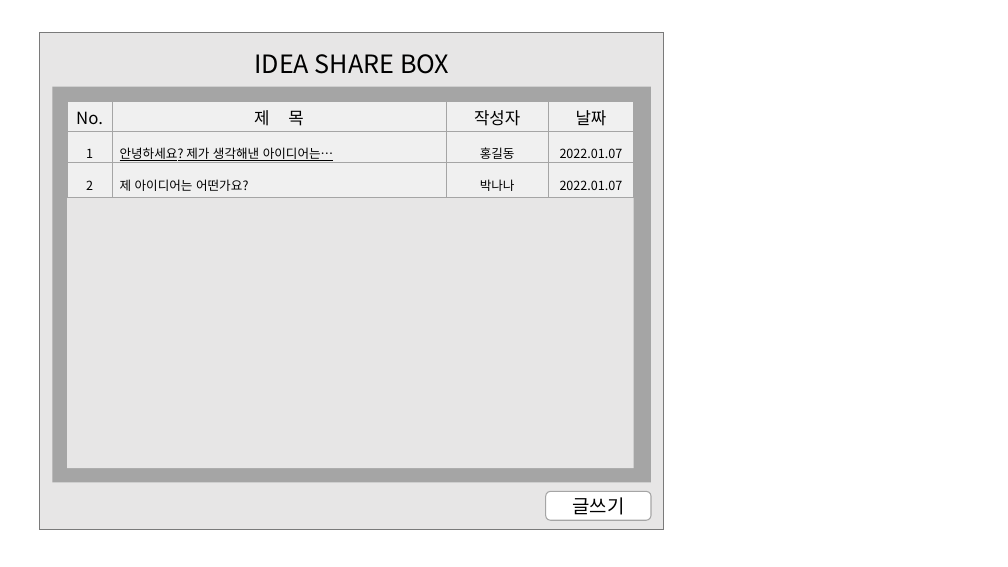
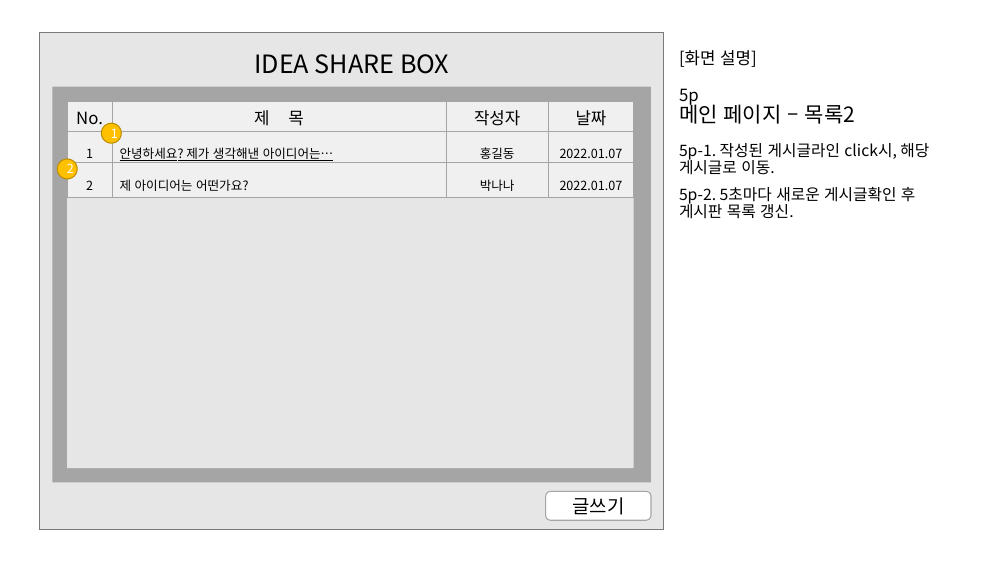
Before and after one commit to jwsimhj97/Fullstack, a slide deck: slide 7 of 소켓통신_심현정.pptx (slide 5 before the commit). Drawn at 1008x567 pixels with LibreOffice and Linux fonts; fonts in the diff are those of the drawing. Boxes give left, top, right and bottom in pixels: in the first picture for what was removed or moved away, otherwise in the second. Text is boxed around its words. In the diff, an @@ line names an element or a change of style, - is before the commit and + after.

```diff
--- a/소켓통신_심현정.pptx
+++ b/소켓통신_심현정.pptx
@@ title added at <box>679,50,855,124</box>, 20 pt, text #000000 @@
+[화면 설명]
+5p
+메인 페이지 – 목록2
@@ ellipse added at <box>101,123,121,143</box>, fill #FFC000, outline #BD8E00 1 pt, 12 pt, text #FFFFFF @@
+1
@@ text added at <box>679,143,929,219</box>, 15 pt, text #000000 @@
+5p-1. 작성된 게시글라인 click시, 해당 게시글로 이동.
+5p-2. 5초마다 새로운 게시글확인 후 게시판 목록 갱신.
@@ ellipse added at <box>57,159,77,178</box>, fill #FFC000, outline #BD8E00 1 pt, 12 pt, text #FFFFFF @@
+2
```
Also in this commit, not shown: 8 other slides changed, 4 slides added, 2 slides removed, 24 other files.
